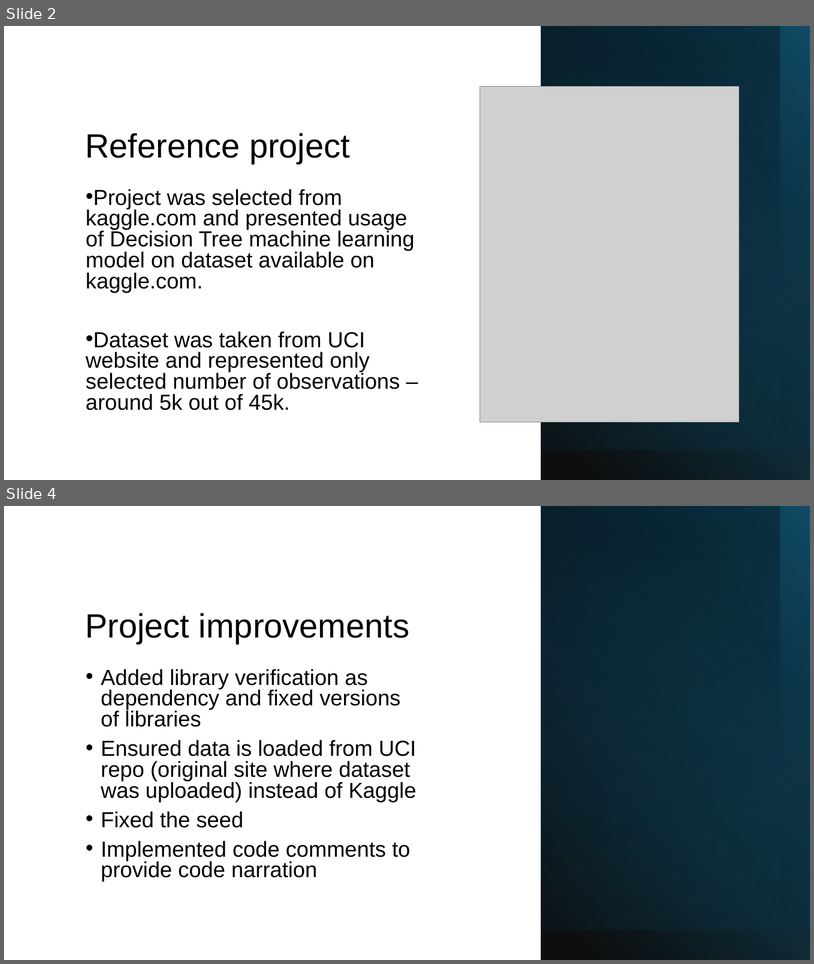
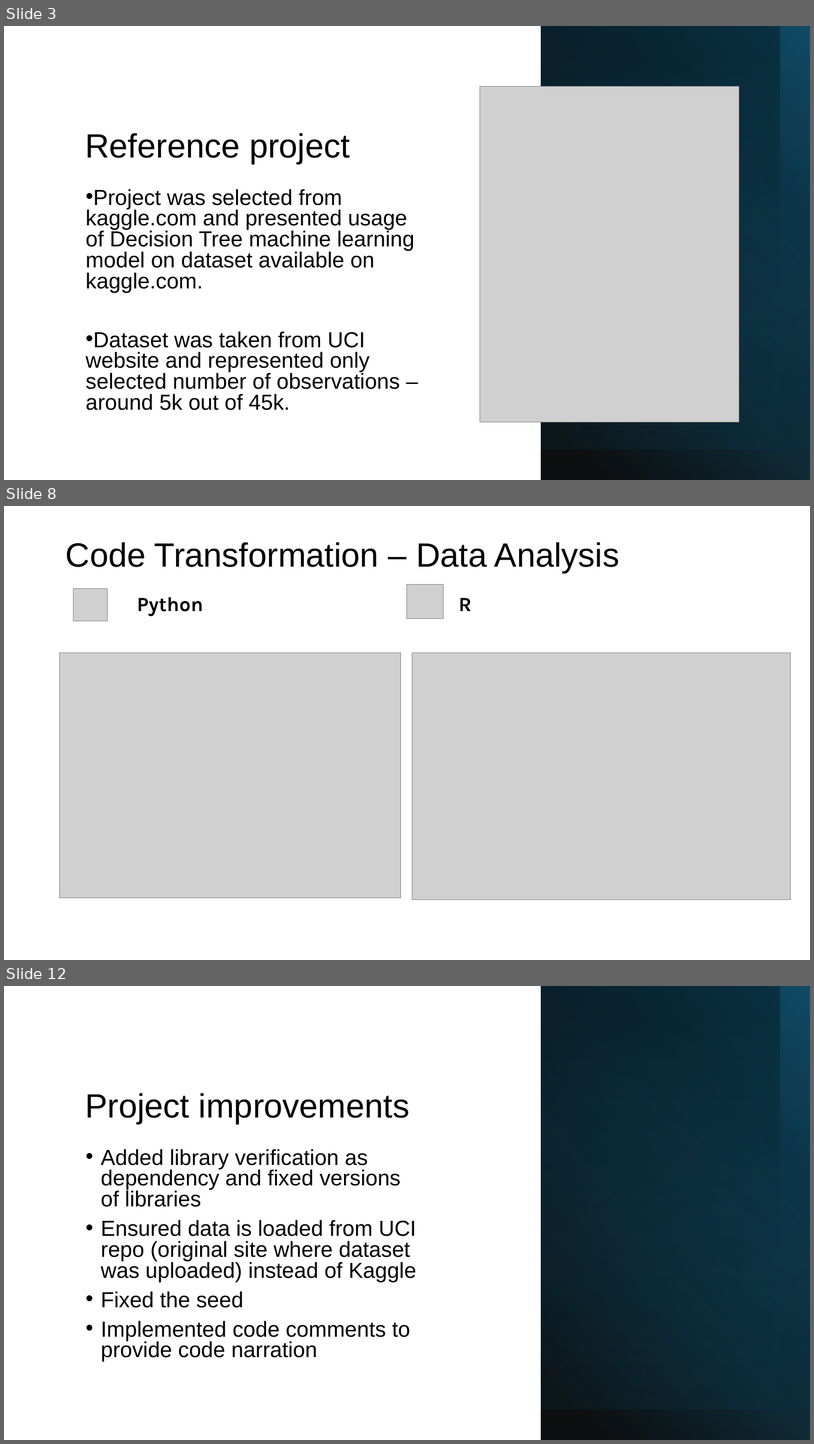
Before and after one commit to WojciechMisiura/RRproject, a slide deck: Slides/RR_project_slides.pptx. Shown one above the other, each under a label of ours: slides 2 and 4 before the commit, slides 3, 8 and 12 after it; the slides between them are not shown. The pictures are 814x964 and 814x1444 pixels, drawn with LibreOffice and Linux fonts; fonts in the diff are those of the drawing; grey boxes stand for pictures. Boxes give left, top, right and bottom in pixels: in the first picture for what was removed or moved away, otherwise in the second. Text is boxed around its words. In the diff, an @@ line names an element or a change of style, - is before the commit and + after.

```diff
--- a/Slides/RR_project_slides.pptx
+++ b/Slides/RR_project_slides.pptx
@@ slide 8 added at box(4, 506, 810, 960), background #FFFFFF @@
@@ title added at box(66, 542, 620, 573), 40 pt, text #000000 @@
+Code Transformation – Data Analysis
@@ picture added at box(74, 588, 108, 621) @@
@@ picture added at box(408, 585, 444, 619) @@
@@ text added at box(137, 597, 204, 616), 24 pt, text #000000, bold @@
+Python
@@ text added at box(459, 598, 472, 611), 24 pt, text #000000, bold @@
+R
@@ picture added at box(60, 652, 401, 897) @@
@@ picture added at box(413, 652, 791, 899) @@
@@ what was slide 2 is now slide 3 @@
@@ what was slide 4 is now slide 12 @@
```
Also in this commit, not shown: 1 slide changed, 7 other slides added.
